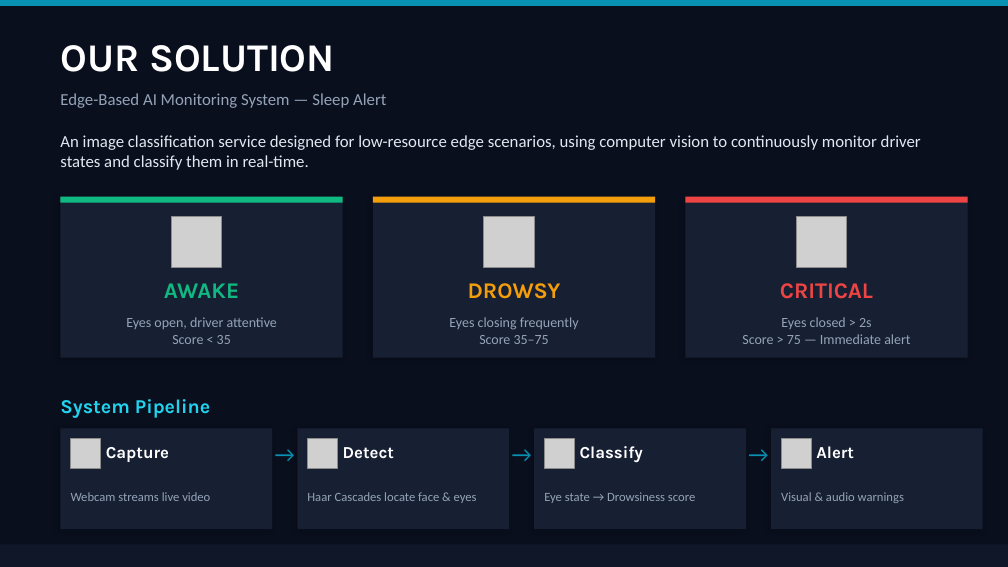
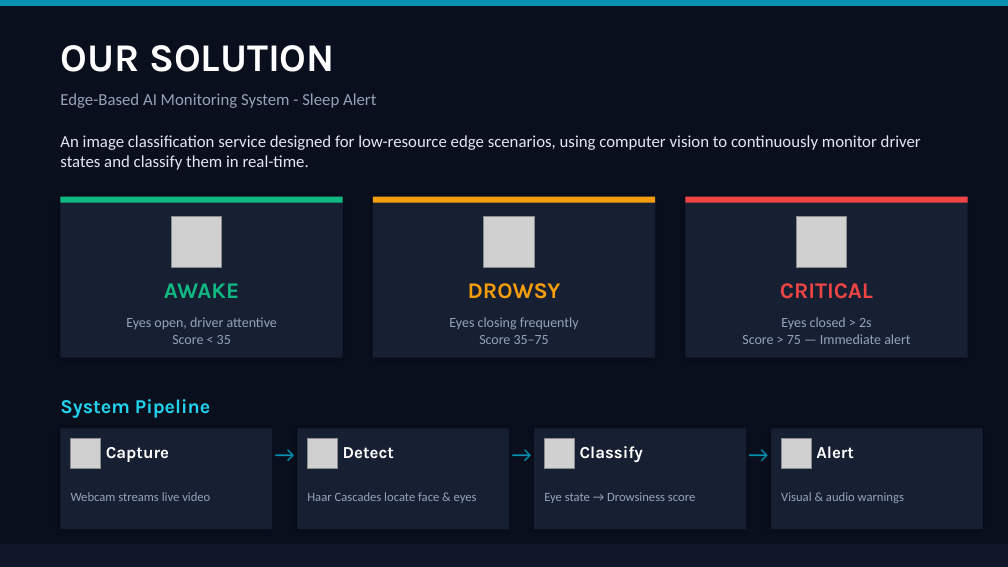
Before and after one commit to najzdev/Sleep-Alert-Car-Camera-Image-Classification-System, a slide deck: slide 3 of Sleep-Alert-Car-Camera-Image-Classification-System.pptx. Drawn at 1008x567 pixels with LibreOffice and Linux fonts; fonts in the diff are those of the drawing; grey boxes stand for pictures. Boxes give left, top, right and bottom in pixels: in the first picture for what was removed or moved away, otherwise in the second. Text is boxed around its words. In the diff, an @@ line names an element or a change of style, - is before the commit and + after.

```diff
--- a/Sleep-Alert-Car-Camera-Image-Classification-System.pptx
+++ b/Sleep-Alert-Car-Camera-Image-Classification-System.pptx
@@ text at <box>60,93,376,108</box>: text changed @@
-Edge-Based AI Monitoring System — Sleep Alert
+Edge-Based AI Monitoring System - Sleep Alert
```
Also in this commit, not shown: 9 other slides changed.
